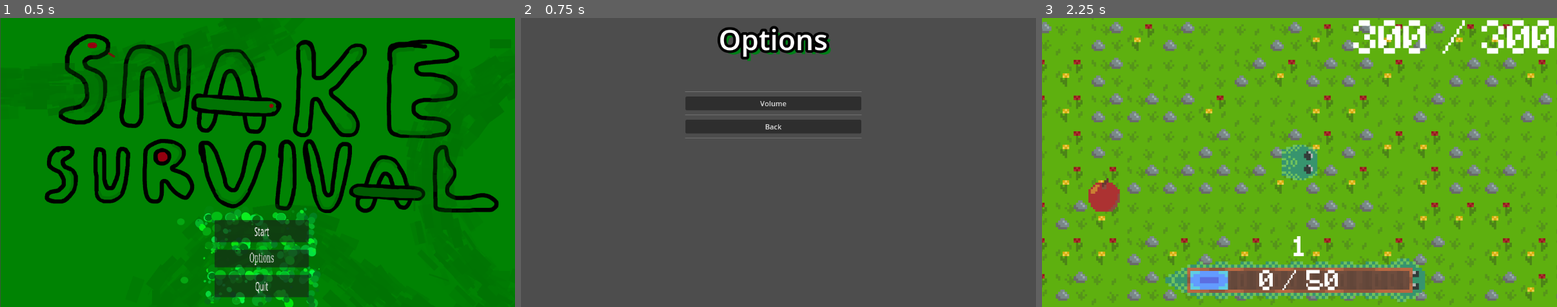
Above: before the commit, frames 1-3 (left to right).
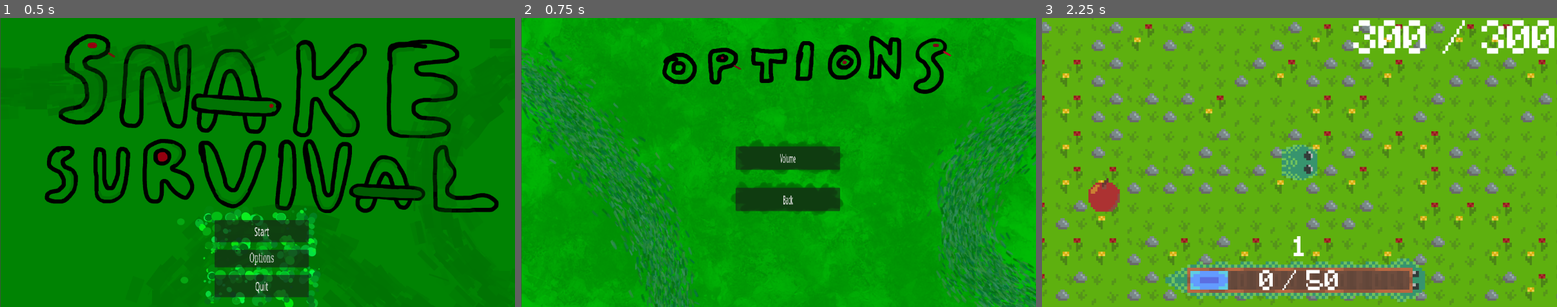
Above: after the commit, the same moments.

Repository: EdWinMaster0/ProjectSnake
Game: Godot game, scene res://scenes/Menu.tscn
The game is run twice, just before and just after one commit, with the same random seed, the same clock (stepped at 60 frames per second) and the same inputs.
Inputs:
- Up to frame 1 (0.5 s): no input
- Up to frame 2 (0.75 s): click "Options" at 0.5 s
- Up to frame 3 (2.25 s): click "Back" at 1.25 s; click "Start" at 2 s

Frame 1 is identical in both runs. In frame 2, 100% of the frame differs, in the area x 0-100%, y 0-100%; in frame 3, nothing differs.

Commit message:
Add files via upload

Diff:
--- a/snake-survivors/scenes/options.tscn
+++ b/snake-survivors/scenes/options.tscn
@@ -1,11 +1,9 @@
 [gd_scene load_steps=4 format=3 uid="uid://b8oey31pb7pat"]
 
+[ext_resource type="Texture2D" uid="uid://dbbpw85wecb3j" path="res://assets/options.png" id="1_62tsl"]
 [ext_resource type="Script" path="res://options.gd" id="1_x4y76"]
 
-[sub_resource type="SystemFont" id="SystemFont_iooat"]
-font_names = PackedStringArray("Impact")
-
-[sub_resource type="StyleBoxEmpty" id="StyleBoxEmpty_25351"]
+[sub_resource type="StyleBoxTexture" id="StyleBoxTexture_extbe"]
 
 [node name="Options" type="Control"]
 layout_mode = 3
@@ -19,57 +17,36 @@
 size_flags_horizontal = 4
 metadata/_edit_lock_ = true
 
+[node name="Options" type="Sprite2D" parent="."]
+position = Vector2(576, 324)
+texture = ExtResource("1_62tsl")
+
 [node name="MarginContainer" type="MarginContainer" parent="."]
 layout_mode = 0
-offset_left = 367.0
-offset_top = 3.0
-offset_right = 760.0
-offset_bottom = 267.0
+offset_left = 479.0
+offset_top = 288.0
+offset_right = 872.0
+offset_bottom = 552.0
+scale = Vector2(0.595932, 1.6857)
 
 [node name="VBoxContainer" type="VBoxContainer" parent="MarginContainer"]
 layout_mode = 2
-
-[node name="Label" type="Label" parent="MarginContainer/VBoxContainer"]
-layout_mode = 2
-size_flags_vertical = 1
-theme_override_colors/font_shadow_color = Color(9.62615e-07, 0.507061, 0.0944665, 1)
-theme_override_constants/shadow_offset_x = 9
-theme_override_constants/shadow_offset_y = 9
-theme_override_constants/outline_size = 24
-theme_override_fonts/font = SubResource("SystemFont_iooat")
-theme_override_font_sizes/font_size = 64
-text = "Options"
-horizontal_alignment = 1
-vertical_alignment = 1
-
-[node name="HSeparator3" type="HSeparator" parent="MarginContainer/VBoxContainer"]
-layout_mode = 2
-tooltip_text = " "
-theme_override_constants/separation = 60
-theme_override_styles/separator = SubResource("StyleBoxEmpty_25351")
-
-[node name="HSeparator5" type="HSeparator" parent="MarginContainer/VBoxContainer"]
-layout_mode = 2
-theme_override_constants/separation = 13
 
 [node name="volume" type="Button" parent="MarginContainer/VBoxContainer"]
 layout_mode = 2
 text = "Volume"
 script = ExtResource("1_x4y76")
 
-[node name="HSeparator4" type="HSeparator" parent="MarginContainer/VBoxContainer"]
+[node name="HSeparator" type="HSeparator" parent="MarginContainer/VBoxContainer"]
 layout_mode = 2
-theme_override_constants/separation = 13
+theme_override_constants/separation = 16
+theme_override_styles/separator = SubResource("StyleBoxTexture_extbe")
 
 [node name="Back" type="Button" parent="MarginContainer/VBoxContainer"]
 layout_mode = 2
 text = "Back"
 script = ExtResource("1_x4y76")
 
-[node name="HSeparator6" type="HSeparator" parent="MarginContainer/VBoxContainer"]
-layout_mode = 2
-theme_override_constants/separation = 13
-
 [connection signal="pressed" from="MarginContainer/VBoxContainer/volume" to="." method="_on_volume_pressed"]
 [connection signal="pressed" from="MarginContainer/VBoxContainer/volume" to="MarginContainer/VBoxContainer/volume" method="_on_pressed"]
 [connection signal="pressed" from="MarginContainer/VBoxContainer/Back" to="." method="_on_back_pressed"]
